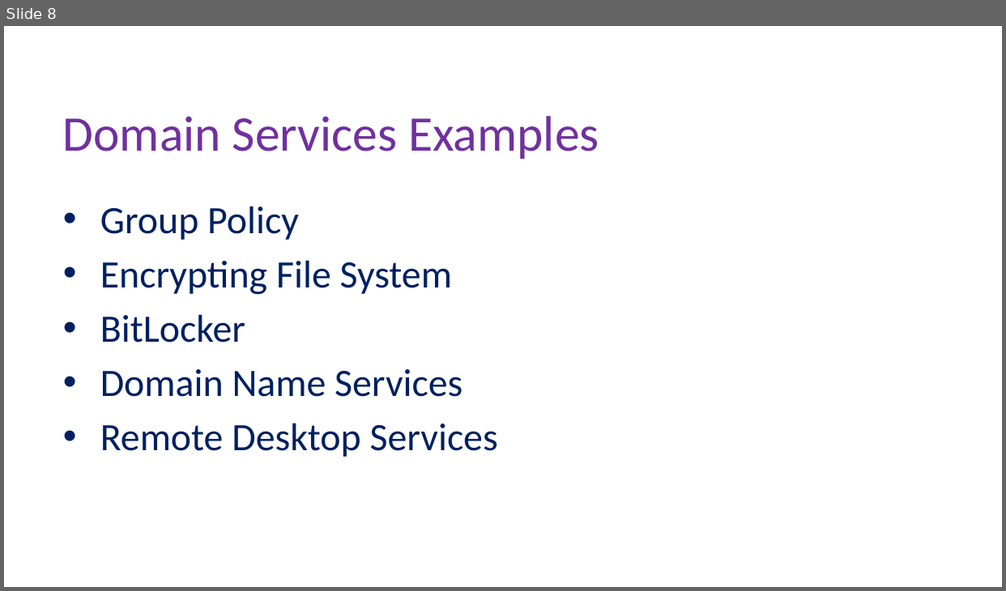
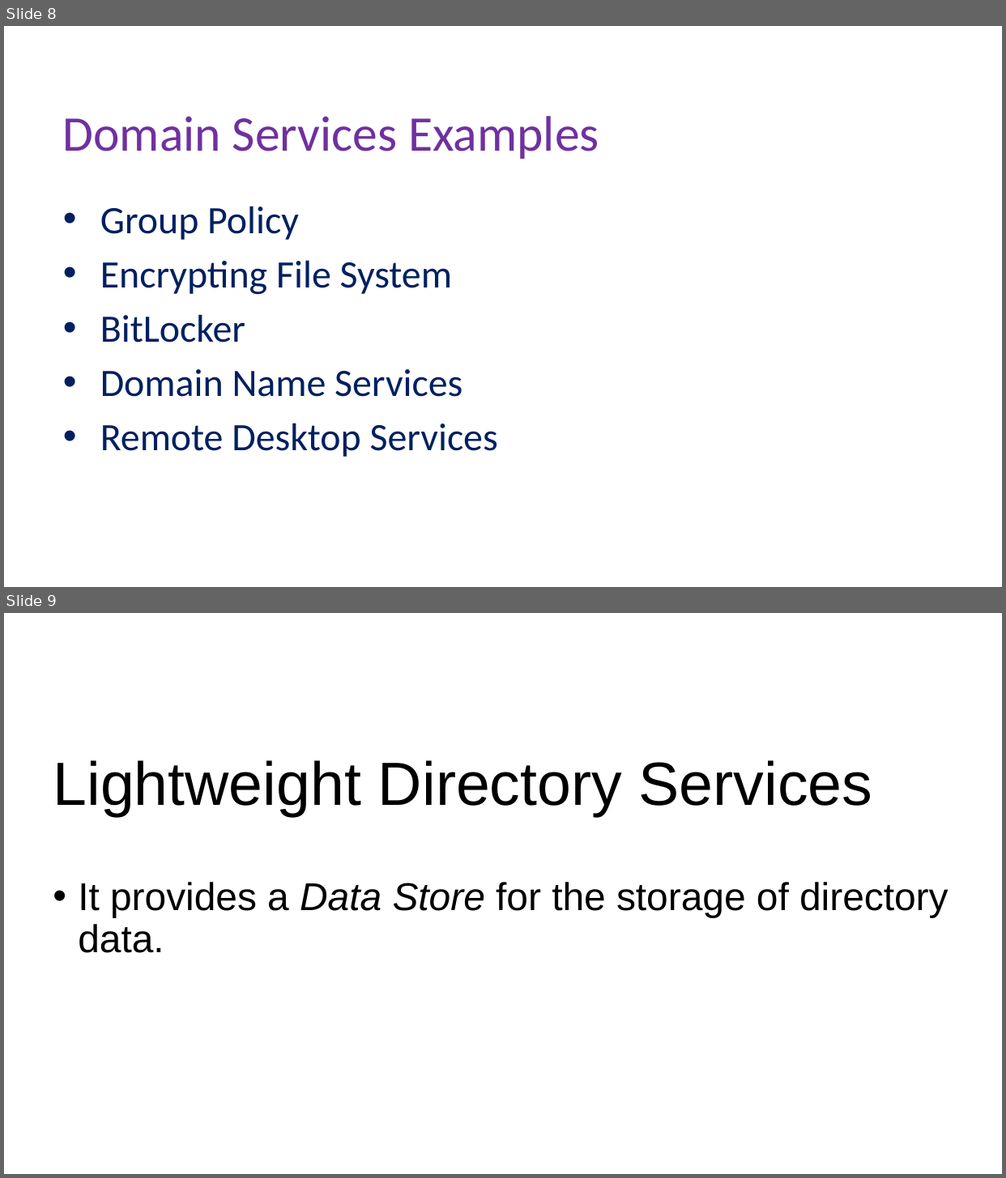
Before and after one commit to Hero-Team/active-drictory-installation-and-configuration-on-windows-server, a slide deck: active.pptx. Shown one above the other, each under a label of ours: slide 8 before the commit, slides 8 and 9 after it. The pictures are 1006x591 and 1006x1178 pixels, drawn with LibreOffice and Linux fonts; fonts in the diff are those of the drawing; background and template pictures are left out. Boxes give left, top, right and bottom in pixels: in the first picture for what was removed or moved away, otherwise in the second. Text is boxed around its words. In the diff, an @@ line names an element or a change of style, - is before the commit and + after.

```diff
--- a/active.pptx
+++ b/active.pptx
@@ slide 9 added at <box>4,613,1002,1174</box>, background picture (left out) @@
@@ title added at <box>53,760,873,816</box>, 44 pt, text #000000 @@
+Lightweight Directory Services
@@ text added at <box>78,882,948,953</box>, 28 pt, text #000000 @@
+• It provides a Data Store for the storage of directory data.
```
Also in this commit, not shown: 1 slide changed.
